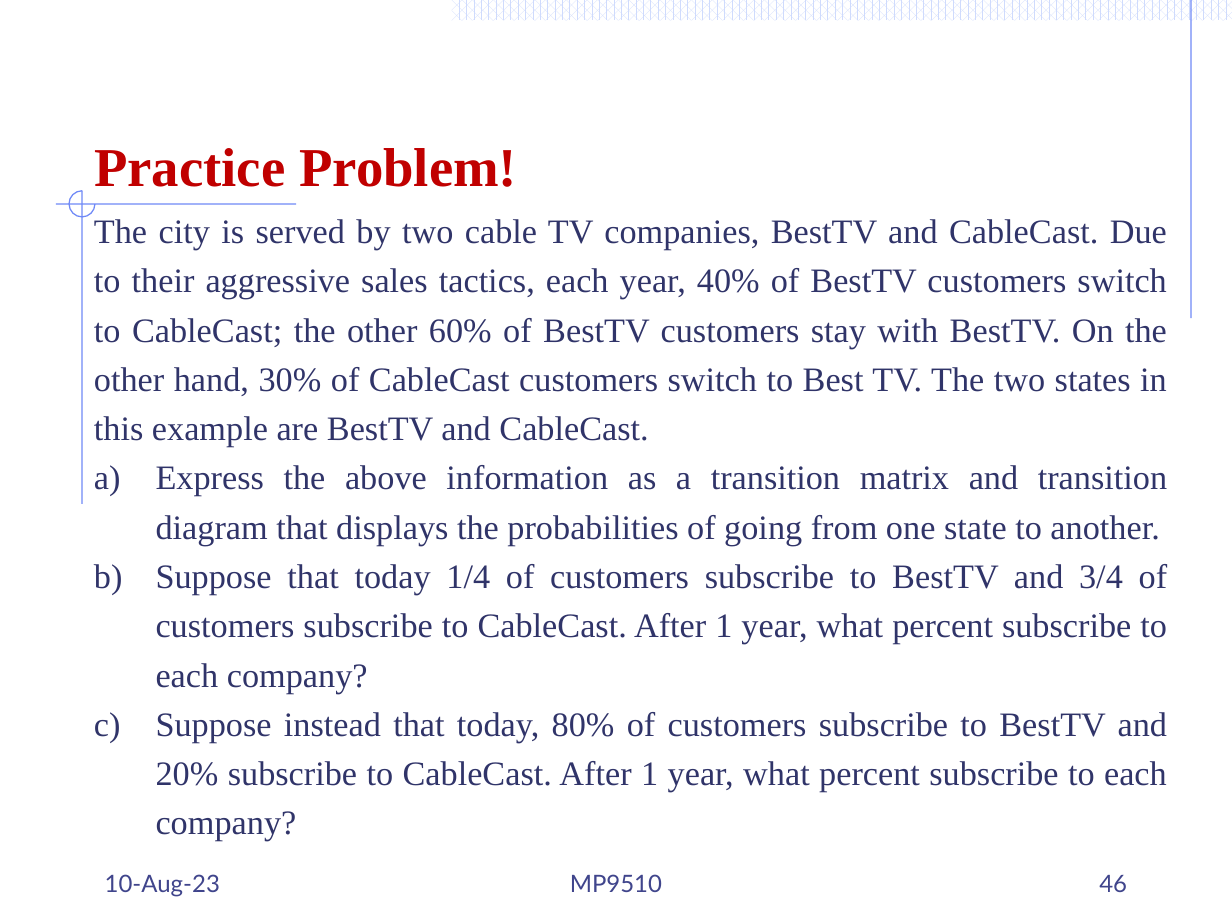
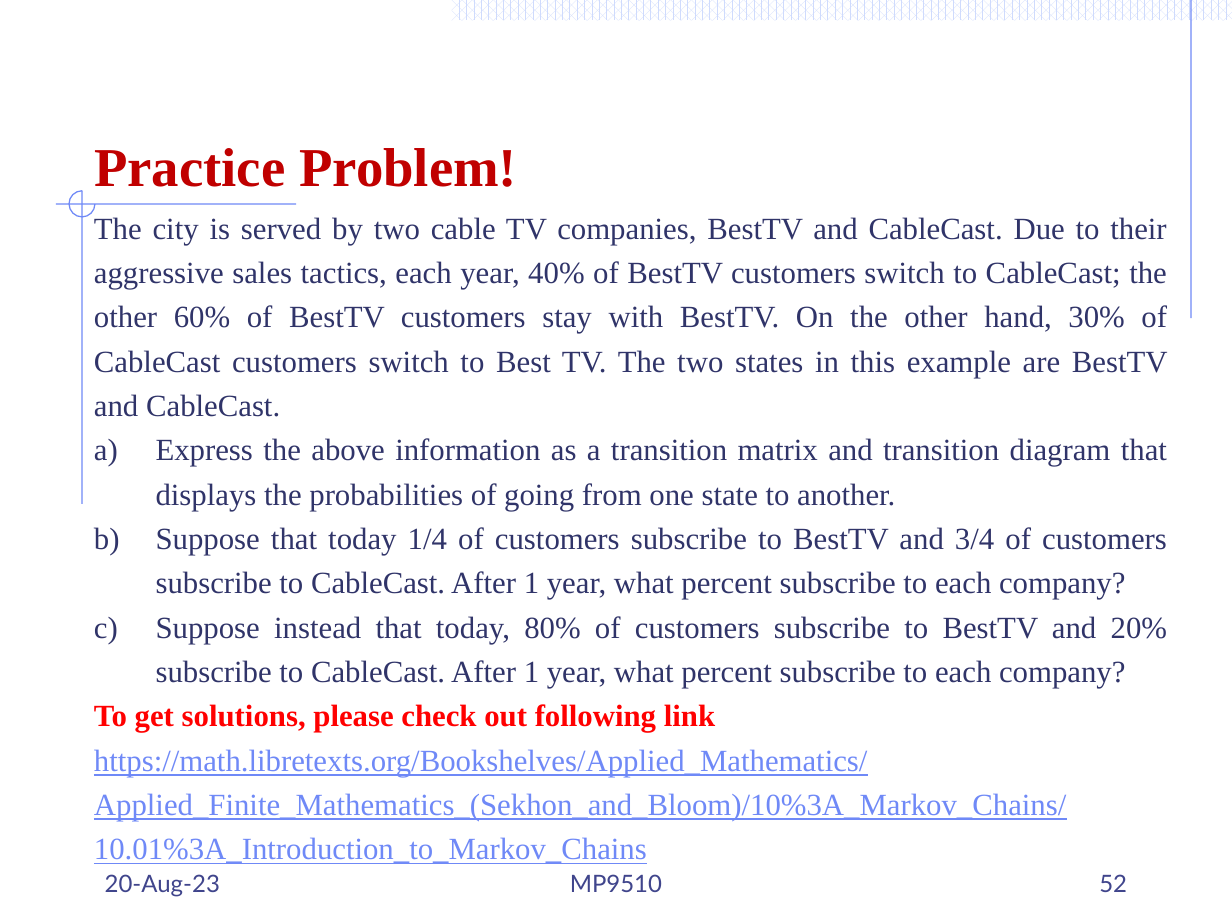
Before and after one commit to Mayooran1987/MC9510, a slide deck: slide 52 of Lect_3_Markov process.pptx (slide 46 before the commit). Drawn at 1232x924 pixels with LibreOffice and Linux fonts; fonts in the diff are those of the drawing. Boxes give left, top, right and bottom in pixels: in the first picture for what was removed or moved away, otherwise in the second. Text is boxed around its words. In the diff, an @@ line names an element or a change of style, - is before the commit and + after.

```diff
--- a/Lect_3_Markov process.pptx
+++ b/Lect_3_Markov process.pptx
@@ text at (94,217,1168,688): size 20 to 18 pt in "The city is served by two cable ...", "Express the above information as a transition ...", "Suppose that today 1/4 of customers subscribe ...", "Suppose instead that today, 80% of customers ..." @@
@@ text at (94,704,1066,864): paragraphs added @@
+To get solutions, please check out following link
+https://math.libretexts.org/Bookshelves/Applied_Mathematics/Applied_Finite_Mathematics_(Sekhon_and_Bloom)/10%3A_Markov_Chains/10.01%3A_Introduction_to_Markov_Chains
@@ text at (105,874,220,897): text changed @@
-10-Aug-23
+20-Aug-23
@@ page number at (1099,874,1127,892): text changed @@
-46
+52
```
Also in this commit, not shown: 25 other slides changed, 6 slides added, 1 other file.
